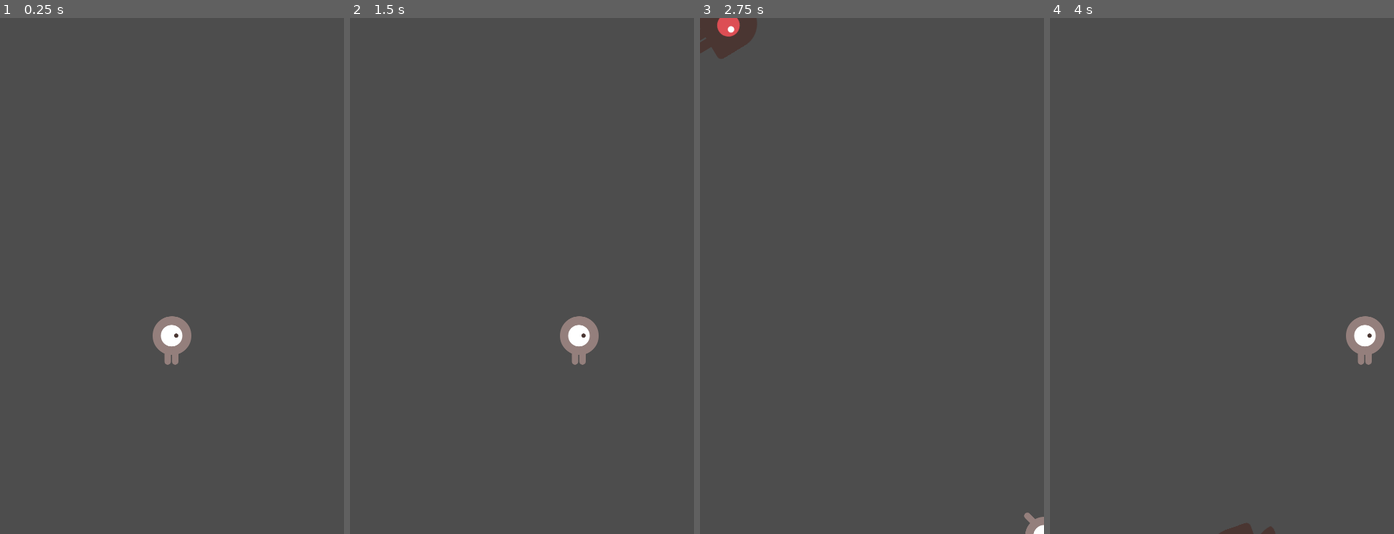
Above: before the commit, frames 1-4 (left to right).
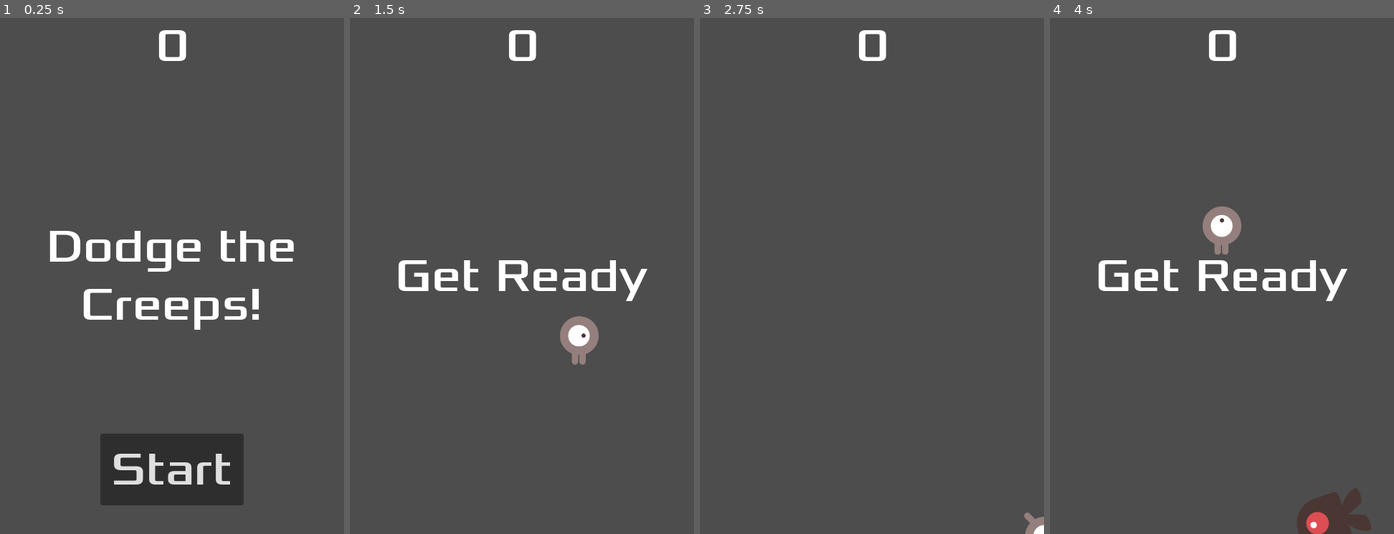
Above: after the commit, the same moments.

Repository: ethan-frot/Dodge-the-creeps
Game: Godot game, scene res://main.tscn
Same seed, same stepped clock (60 frames per second), same inputs: the game is played once before the commit and once after it.
Inputs (mouse positions are in pixels of both pictures, inside the frame that each line leads up to):
- Up to frame 1 (0.25 s): no input
- Up to frame 2 (1.5 s): click (522, 472) at 0.5 s, where only the run after the commit has a clickable "Start"; tap Enter at 1.25 s; hold D (move_right) from 1.28 s (still down)
- Up to frame 3 (2.75 s): release D (move_right) at 2.03 s; hold S (move_down) from 2.03 s (still down)
- Up to frame 4 (4 s): release S (move_down) at 2.78 s; hold D (move_right) 2.78-3.53 s; hold Z (move_up, bound only after the commit) from 3.53 s (still down)

The runs differ from the first frame. In frame 1, 9.7% of the frame differs, in the area x 14-86%, y 2-95%; in frame 2, 2.1%; in frame 3, 1.3%; in frame 4, 5.0%.

Commit message:
✨Score label & Message & Start button & Connecting HUD to Main & Removing old creeps

Diff:
--- /dev/null
+++ b/HUD.gd
@@ -0,0 +1,39 @@
+extends CanvasLayer
+
+# Notifies `Main` node that the button has been pressed
+signal start_game
+
+# Called when the node enters the scene tree for the first time.
+func _ready():
+	pass # Replace with function body.
+
+
+# Called every frame. 'delta' is the elapsed time since the previous frame.
+func _process(delta):
+	pass
+
+func show_message(text):
+	$Message.text = text
+	$Message.show()
+	$MessageTimer.start()
+
+func show_game_over():
+	show_message("Game Over")
+	# Wait until the MessageTimer has counted down.
+	await $MessageTimer.timeout
+
+	$Message.text = "Dodge the Creeps!"
+	$Message.show()
+	# Make a one-shot timer and wait for it to finish.
+	await get_tree().create_timer(1.0).timeout
+	$StartButton.show()
+
+func update_score(score):
+	$ScoreLabel.text = str(score)
+
+func _on_start_button_pressed():
+	$StartButton.hide()
+	start_game.emit()
+
+func _on_message_timer_timeout():
+	$Message.hide()
--- a/Mob.tscn
+++ b/Mob.tscn
@@ -46,7 +46,7 @@
 
 [sub_resource type="CapsuleShape2D" id="CapsuleShape2D_m6578"]
 radius = 37.0
-height = 100.0
+height = 96.0
 
 [node name="Mob" type="RigidBody2D"]
 collision_mask = 0
@@ -58,7 +58,7 @@
 sprite_frames = SubResource("SpriteFrames_vxepl")
 animation = &"swim"
 
-[node name="CollisionShape2D" type="CollisionShape2D" parent="."]
+[node name="CollisionShape2D" type="CollisionShape2D" parent="." groups=["mobs"]]
 rotation = 1.5708
 shape = SubResource("CapsuleShape2D_m6578")
 
--- /dev/null
+++ b/hud.tscn
@@ -0,0 +1,65 @@
+[gd_scene load_steps=3 format=3 uid="uid://dtl4fl561e3on"]
+
+[ext_resource type="Script" path="res://HUD.gd" id="1_dqi4k"]
+[ext_resource type="FontFile" uid="uid://cfj8tpykrlm8l" path="res://fonts/Xolonium-Regular.ttf" id="2_ht02p"]
+
+[node name="HUD" type="CanvasLayer"]
+script = ExtResource("1_dqi4k")
+
+[node name="ScoreLabel" type="Label" parent="."]
+anchors_preset = 5
+anchor_left = 0.5
+anchor_right = 0.5
+offset_left = -67.5
+offset_right = 67.5
+offset_bottom = 78.0
+grow_horizontal = 2
+size_flags_horizontal = 4
+size_flags_vertical = 0
+theme_override_fonts/font = ExtResource("2_ht02p")
+theme_override_font_sizes/font_size = 64
+text = "0"
+horizontal_alignment = 1
+vertical_alignment = 1
+
+[node name="Message" type="Label" parent="."]
+anchors_preset = 8
+anchor_left = 0.5
+anchor_top = 0.5
+anchor_right = 0.5
+anchor_bottom = 0.5
+offset_left = -240.0
+offset_top = -120.0
+offset_right = 240.0
+offset_bottom = 120.0
+grow_horizontal = 2
+grow_vertical = 2
+theme_override_fonts/font = ExtResource("2_ht02p")
+theme_override_font_sizes/font_size = 64
+text = "Dodge the Creeps!"
+horizontal_alignment = 1
+vertical_alignment = 1
+autowrap_mode = 2
+
+[node name="StartButton" type="Button" parent="."]
+anchors_preset = 7
+anchor_left = 0.5
+anchor_top = 1.0
+anchor_right = 0.5
+anchor_bottom = 1.0
+offset_left = -100.0
+offset_top = -140.0
+offset_right = 100.0
+offset_bottom = -40.0
+grow_horizontal = 2
+grow_vertical = 0
+theme_override_fonts/font = ExtResource("2_ht02p")
+theme_override_font_sizes/font_size = 64
+text = "Start"
+
+[node name="MessageTimer" type="Timer" parent="."]
+wait_time = 2.0
+one_shot = true
+
+[connection signal="pressed" from="StartButton" to="." method="_on_start_button_pressed"]
+[connection signal="timeout" from="MessageTimer" to="." method="_on_message_timer_timeout"]
--- a/main.gd
+++ b/main.gd
@@ -5,7 +5,7 @@
 
 # Called when the node enters the scene tree for the first time.
 func _ready():
-	new_game()
+	pass
 
 
 # Called every frame. 'delta' is the elapsed time since the previous frame.
@@ -16,14 +16,19 @@
 func game_over():
 	$ScoreTimer.stop()
 	$MobTimer.stop()
+	$HUD.show_game_over()
 
 func new_game():
 	score = 0
 	$Player.start($StartPosition.position)
 	$StartTimer.start()
+	$HUD.update_score(score)
+	$HUD.show_message("Get Ready")
+	get_tree().call_group("mobs", "queue_free")
 
 func _on_score_timer_timeout():
 	score += 1
+	$HUD.update_score(score)
 
 func _on_start_timer_timeout():
 	$MobTimer.start()
@@ -53,3 +58,6 @@
 
 	# Spawn the mob by adding it to the Main scene.
 	add_child(mob)
+
+func _on_hud_start_game():
+	new_game()
--- a/main.tscn
+++ b/main.tscn
@@ -1,8 +1,9 @@
-[gd_scene load_steps=5 format=3 uid="uid://bowrhvspjm66v"]
+[gd_scene load_steps=6 format=3 uid="uid://bowrhvspjm66v"]
 
 [ext_resource type="Script" path="res://main.gd" id="1_e8okt"]
 [ext_resource type="PackedScene" uid="uid://db6v3pmecbp7m" path="res://Player.tscn" id="1_w0q4b"]
 [ext_resource type="PackedScene" uid="uid://bi2fby5sdc6h5" path="res://Mob.tscn" id="2_84mfk"]
+[ext_resource type="PackedScene" uid="uid://dtl4fl561e3on" path="res://hud.tscn" id="3_lpy0t"]
 
 [sub_resource type="Curve2D" id="Curve2D_npvt0"]
 _data = {
@@ -33,8 +34,11 @@
 
 [node name="MobSpawnLocation" type="PathFollow2D" parent="MobPath"]
 
+[node name="HUD" parent="." instance=ExtResource("3_lpy0t")]
+
 [connection signal="hit" from="Player" to="." method="game_over"]
 [connection signal="hit" from="Player" to="." method="new_game"]
 [connection signal="timeout" from="MobTimer" to="." method="_on_mob_timer_timeout"]
 [connection signal="timeout" from="ScoreTimer" to="." method="_on_score_timer_timeout"]
 [connection signal="timeout" from="StartTimer" to="." method="_on_start_timer_timeout"]
+[connection signal="start_game" from="HUD" to="." method="_on_hud_start_game"]
--- a/project.godot
+++ b/project.godot
@@ -40,6 +40,6 @@
 }
 move_up={
 "deadzone": 0.5,
-"events": [Object(InputEventKey,"resource_local_to_scene":false,"resource_name":"","device":-1,"window_id":0,"alt_pressed":false,"shift_pressed":false,"ctrl_pressed":false,"meta_pressed":false,"pressed":false,"keycode":0,"physical_keycode":87,"key_label":0,"unicode":122,"echo":false,"script":null)
+"events": [Object(InputEventKey,"resource_local_to_scene":false,"resource_name":"","device":-1,"window_id":0,"alt_pressed":false,"shift_pressed":false,"ctrl_pressed":false,"meta_pressed":false,"pressed":false,"keycode":90,"physical_keycode":0,"key_label":0,"unicode":122,"echo":false,"script":null)
 ]
 }
